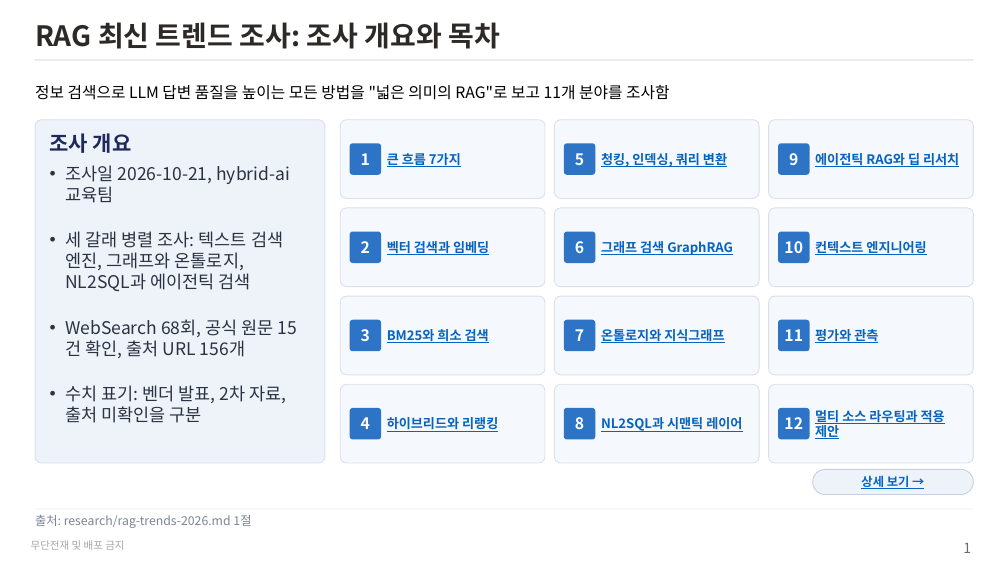
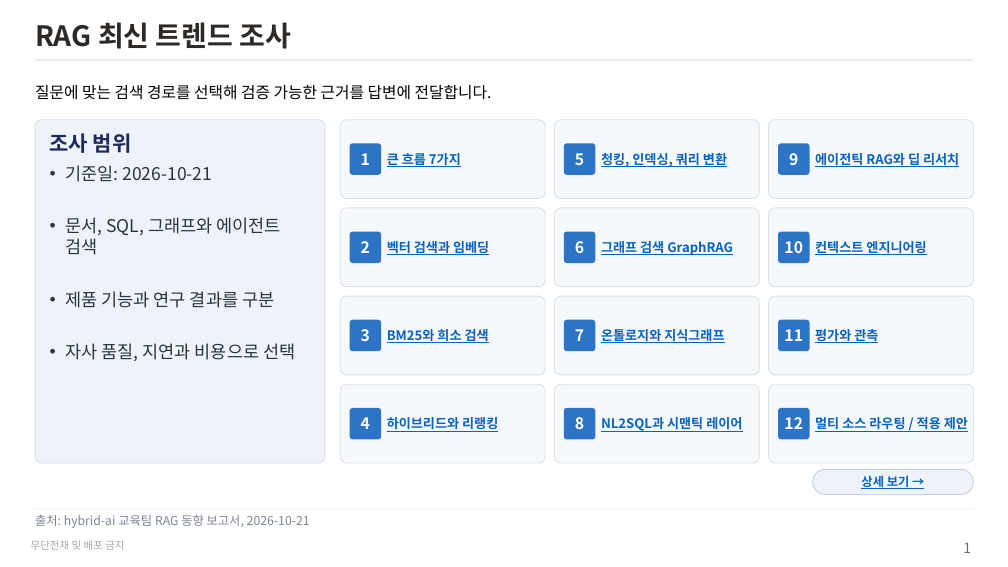
Before and after one commit to unicorn-campus/hybrid-ai, a slide deck: slide 1 of research/rag-trends-2026.pptx. Drawn at 1008x567 pixels with LibreOffice and Linux fonts; fonts in the diff are those of the drawing. Boxes give left, top, right and bottom in pixels: in the first picture for what was removed or moved away, otherwise in the second. Text is boxed around its words. In the diff, an @@ line names an element or a change of style, - is before the commit and + after.

Commit message:
RAG 동향 재검토와 Neo4j 및 Cohere 보완 내용을 PPT에 반영

```diff
--- a/research/rag-trends-2026.pptx
+++ b/research/rag-trends-2026.pptx
@@ title at (x1=35, y1=22, x2=292, y2=49): text changed @@
-RAG 최신 트렌드 조사: 조사 개요와 목차
+RAG 최신 트렌드 조사
@@ text at (x1=35, y1=85, x2=492, y2=100): text changed @@
-정보 검색으로 LLM 답변 품질을 높이는 모든 방법을 "넓은 의미의 RAG"로 보고 11개 분야를 조사함
+질문에 맞는 검색 경로를 선택해 검증 가능한 근거를 답변에 전달합니다.
@@ text in rounded rectangle at (x1=50, y1=133, x2=295, y2=361): text changed @@
-조사 개요
-• 조사일 2026-10-21, hybrid-ai 교육팀
-• 세 갈래 병렬 조사: 텍스트 검색 엔진, 그래프와 온톨로지, NL2SQL과 에이전틱 검색
-• WebSearch 68회, 공식 원문 15건 확인, 출처 URL 156개
-• 수치 표기: 벤더 발표, 2차 자료, 출처 미확인을 구분
+조사 범위
+• 기준일: 2026-10-21
+• 문서, SQL, 그래프와 에이전트 검색
+• 제품 기능과 연구 결과를 구분
+• 자사 품질, 지연과 비용으로 선택
@@ text at (x1=815, y1=417, x2=968, y2=432): text changed @@
-멀티 소스 라우팅과 적용 제안
+멀티 소스 라우팅 / 적용 제안
@@ text at (x1=35, y1=515, x2=310, y2=528): text changed @@
-출처: research/rag-trends-2026.md 1절
+출처: hybrid-ai 교육팀 RAG 동향 보고서, 2026-10-21
```
Also in this commit, not shown: 12 other slides changed, 1 slide added, 1 slide removed, 2 other files.
